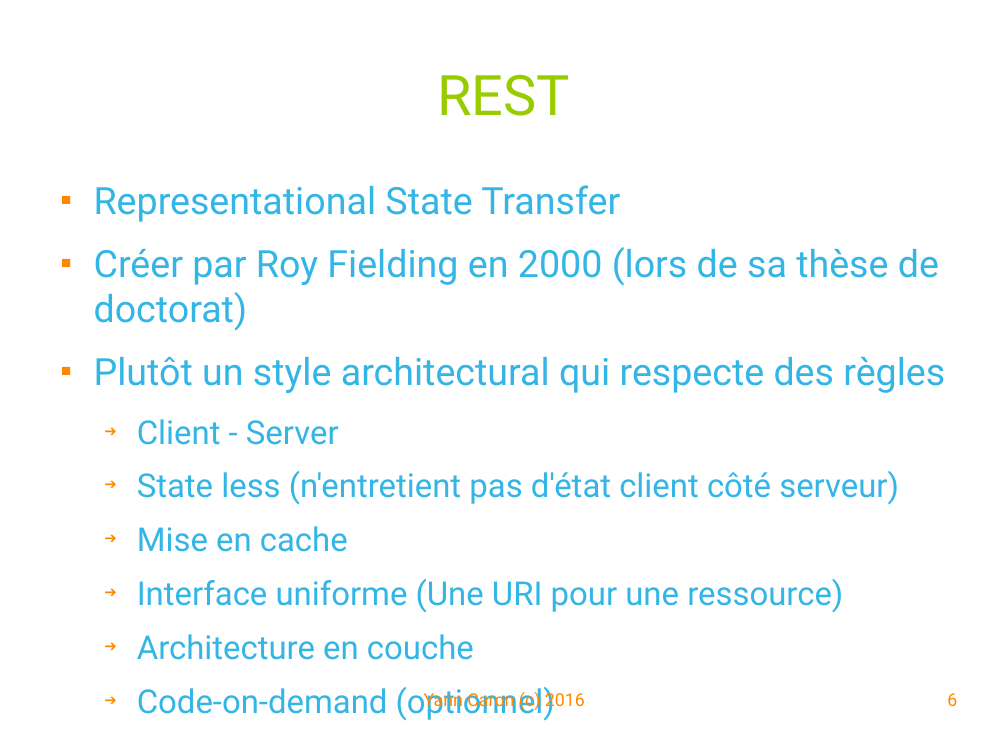
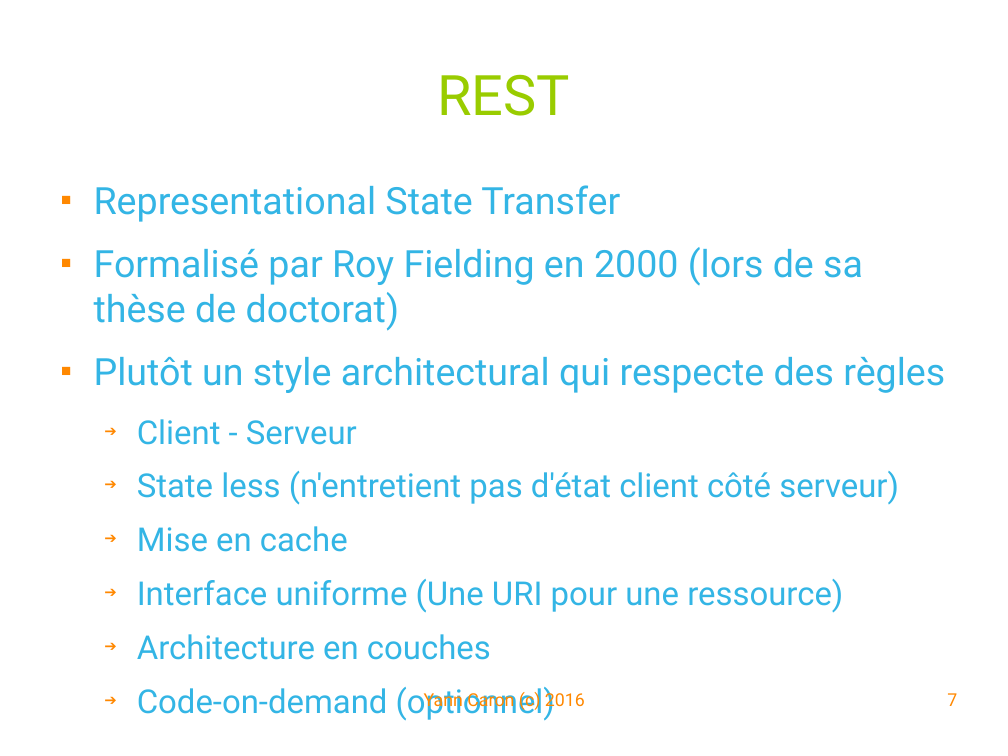
Before and after one commit to YannCaron/Android-ENSG, a slide deck: slide 7 of 09 - WebServices.odp (slide 6 before the commit). Drawn at 1008x756 pixels with LibreOffice and Linux fonts; fonts in the diff are those of the drawing; background and template pictures are left out. Boxes give left, top, right and bottom in pixels: in the first picture for what was removed or moved away, otherwise in the second. Text is boxed around its words. In the diff, an @@ line names an element or a change of style, - is before the commit and + after.

```diff
--- a/09 - WebServices.odp
+++ b/09 - WebServices.odp
@@ text at <box>94,247,863,331</box>: text changed @@
-■ Créer par Roy Fielding en 2000 (lors de sa thèse de doctorat)
+■ Formalisé par Roy Fielding en 2000 (lors de sa thèse de doctorat)
@@ text at <box>137,419,357,445</box>: text changed @@
-  ➔ Client - Server
+  ➔ Client - Serveur
@@ text at <box>137,634,491,660</box>: text changed @@
-  ➔ Architecture en couche
+  ➔ Architecture en couches
@@ page number at <box>947,693,957,706</box>: text changed @@
-6
+7
```
Also in this commit, not shown: 9 other slides changed.
